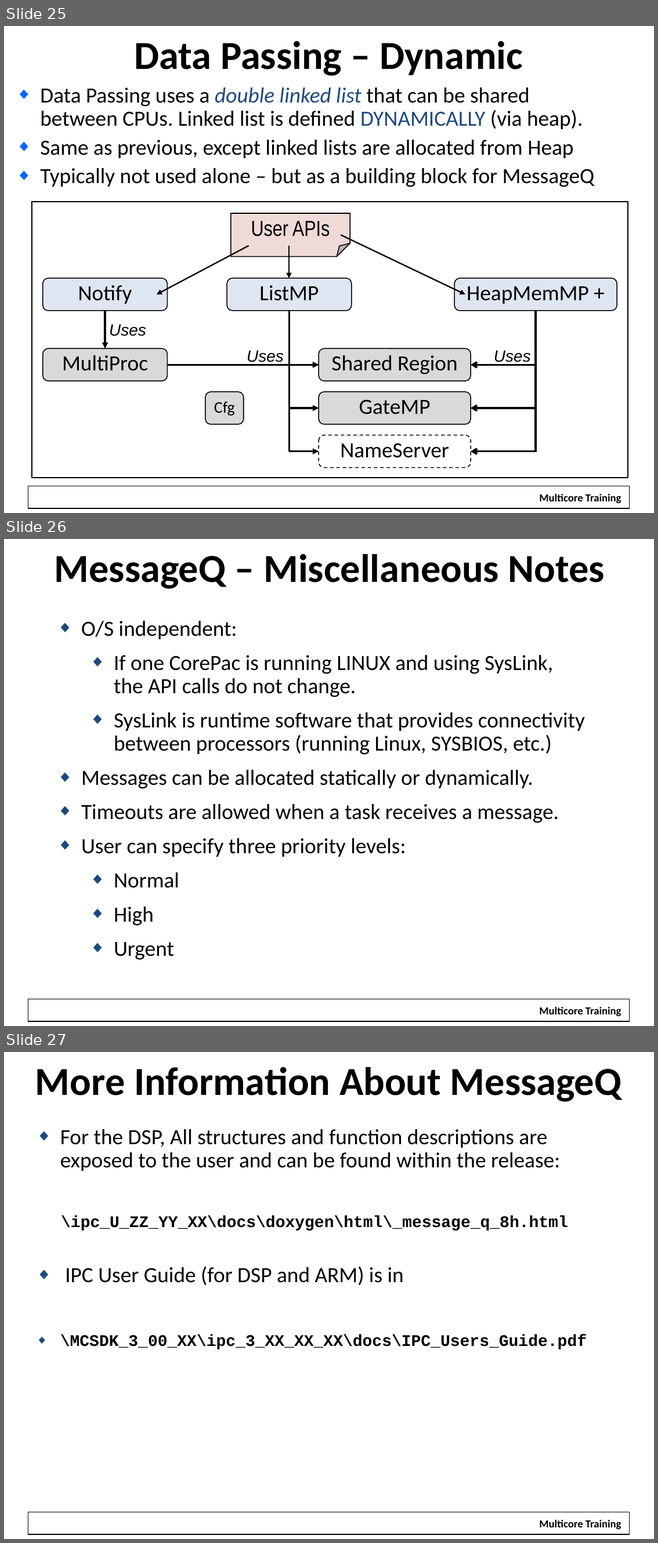
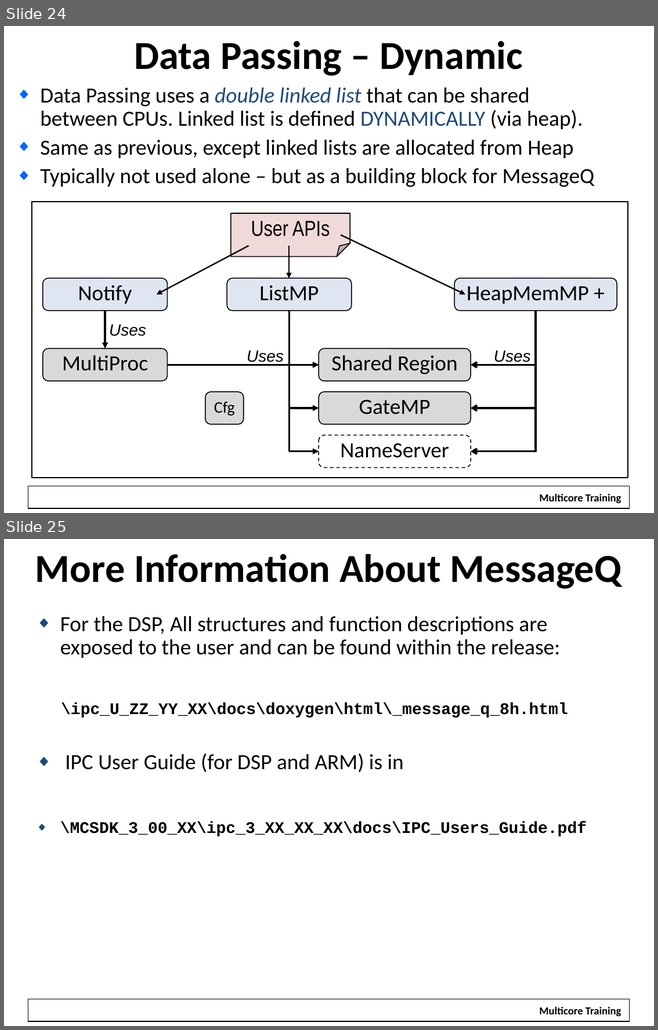
Before and after one commit to hari1989/keystone-workshop, a slide deck: preliminary/Working/presentations/KeyStoneII_ IPC.pptx. Shown one above the other, each under a label of ours: slides 25, 26 and 27 before the commit, slides 24 and 25 after it. The pictures are 658x1543 and 658x1030 pixels, drawn with LibreOffice and Linux fonts; fonts in the diff are those of the drawing; background and template pictures are left out. Boxes give left, top, right and bottom in pixels: in the first picture for what was removed or moved away, otherwise in the second. Text is boxed around its words. In the diff, an @@ line names an element or a change of style, - is before the commit and + after.

```diff
--- a/preliminary/Working/presentations/KeyStoneII_ IPC.pptx
+++ b/preliminary/Working/presentations/KeyStoneII_ IPC.pptx
@@ slide 26 removed at bbox=[4, 539, 654, 1026], background #FFFFFF; not listed: 2 template elements that a slide beside it also shows @@
@@ title removed at bbox=[54, 554, 604, 589] @@
-MessageQ – Miscellaneous Notes
@@ text removed at bbox=[81, 621, 585, 960] @@
-◆ O/S independent:
-  ◆ If one CorePac is running LINUX and using SysLink,
-    the API calls do not change.
-  ◆ SysLink is runtime software that provides connectivity
-    between processors (running Linux, SYSBIOS, etc.)
-◆ Messages can be allocated statically or dynamically.
-◆ Timeouts are allowed when a task receives a message.
-◆ User can specify three priority levels:
-  ◆ Normal
-  ◆ High
-  ◆ Urgent
@@ what was slide 25 is now slide 24 @@
@@ what was slide 27 is now slide 25 @@
```
Also in this commit, not shown: 16 slides changed, 6 other slides removed.
